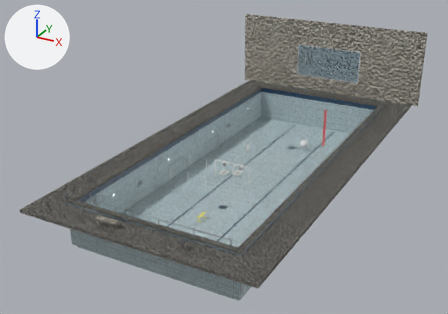
The Blender file auvs/stonefish_sim/data/pool_scene.blend, before and after one commit.
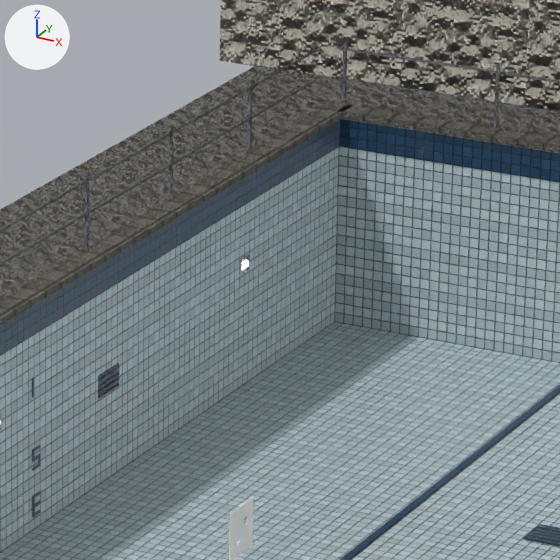
The first picture shows the older version from a 50 mm camera at (19.66, -30.55, 18.86) aimed at (-1.56, 8.04, -0.44). The close-ups show the older and then the newer version on the part from 48% to 65% of the width and 23% to 48% of the height of that picture. Only the edits that show in the close-ups are written down. The lights are fixed; the arrows at upper left show +X, +Y and +Z.

Objects in the first close-up: 'Board', 'pool_band', 'pool_coping', 'pool_deck', 'pool_hall', 'pool_stainless', 'pool_tile'.
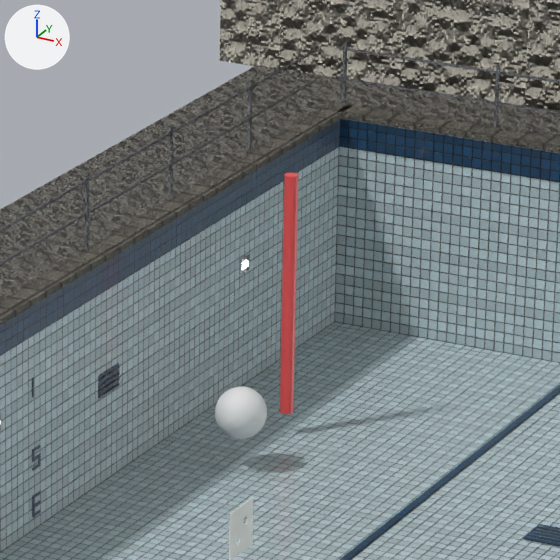
The change, as a list of edits to the scene's bpy script:
```text
Change ob_pole4_001:
    ob_pole4_001.location: (2.43, 19.48, -1.15) -> (-4.62, 19.6, -0.97)
Change ob_gatesphere:
    ob_gatesphere.location: (1.12, 18.04, -2.38) -> (-4.59, 18.15, -2.18)
```

Boxes (x1, y1, x2, y2) around the edits, measured in the close-ups (560 x 560 px):
'Pole4.001', moved (not visible before)
    after: (280, 173, 299, 414)
'GateSphere', moved (not visible before)
    after: (215, 386, 267, 439)
